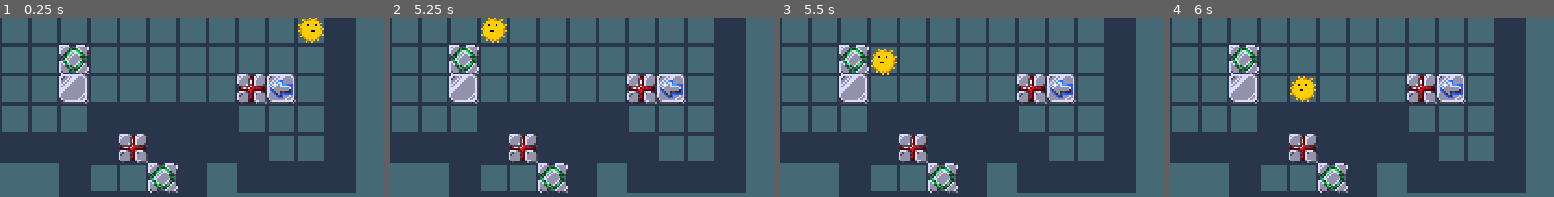
Above: before the commit, frames 1-4 (left to right).
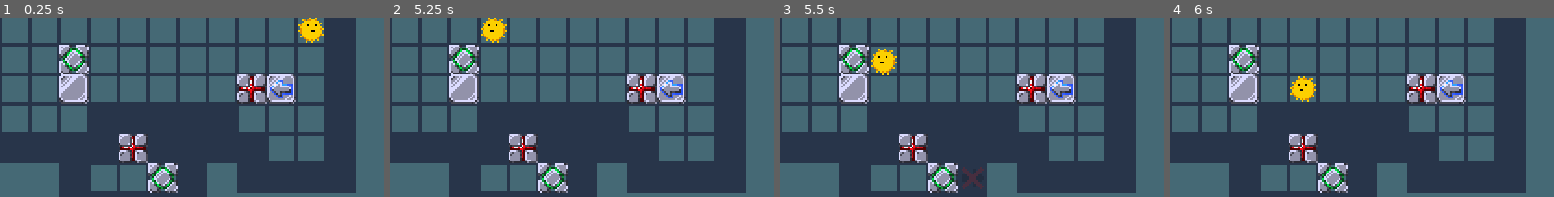
Above: after the commit, the same moments.

Repository: UnstableStrafe/LinkCube
Game: Godot game, scene res://levels/level_5.tscn
Same seed, same stepped clock (60 frames per second), same inputs: the game is played once before the commit and once after it. This scene is started directly instead of the project's main scene.
Inputs:
- Up to frame 1 (0.25 s): no input
- Up to frame 2 (5.25 s): tap Enter at 0.5 s; hold D (move_right) 0.53-1.28 s; hold Space (next_level) 0.53-1.28 s; tap R (restart) at 1.25, 2.75, 3.5 s; hold S (move_down) 1.28-2.03 s; tap Z (undo) at 1.35, 2.85, 4.35 s; hold D (move_right) 2.03-2.78 s; hold Space (next_level) 2.03-2.78 s; hold W (move_up) 2.78-3.53 s; hold Space (next_level) 3.53-4.28 s; hold A (move_left) 3.53-5.03 s; hold S (move_down) from 5.03 s (still down); hold Space (next_level) from 5.03 s (still down)
- Up to frame 3 (5.5 s): keep holding S (move_down); keep holding Space (next_level)
- Up to frame 4 (6 s): release S (move_down) at 5.78 s; release Space (next_level) at 5.78 s; hold D (move_right) from 5.78 s (still down); tap Z (undo) at 5.85 s
The pictures show only the part of the screen within x 30-80%, y 41-91%; the shares and areas given below are measured in that part.

Frames 1-2 are identical in both runs. In frame 3, 0.3% of the frame differs, in the area x 47-54%, y 83-96%; in frame 4, nothing differs.

Commit message:
Fix linked cube bug

Diff:
--- a/cubes/basic/rotated_linked_cube.gd
+++ b/cubes/basic/rotated_linked_cube.gd
@@ -11,6 +11,8 @@
 	super()
 	add_to_group(link_group)
 
+	# We need to wait for all the others to be added to the scene
+	await get_owner().ready
 	# When the player touches a side sensor, make the other cubes preview that direction
 	for linked_cube in get_linked():
 		player_entered_side.connect(linked_cube.preview_push)
